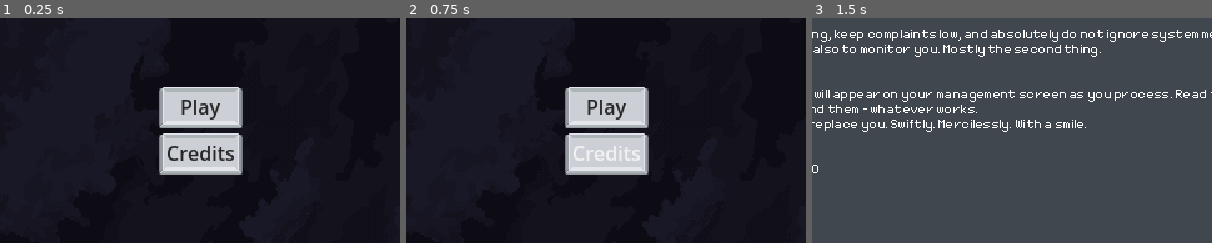
Above: before the commit, frames 1-3 (left to right).
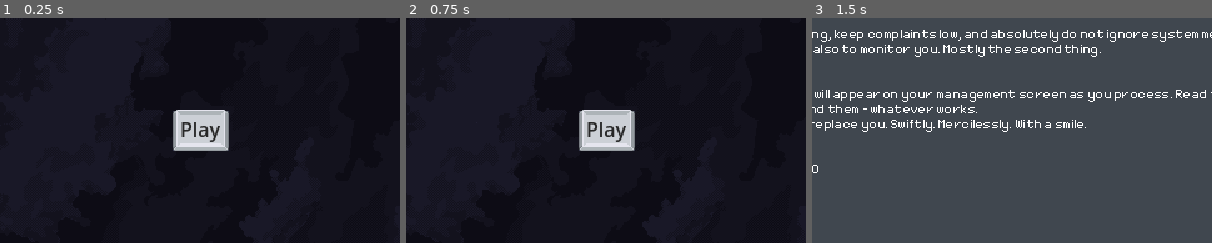
Above: after the commit, the same moments.

Repository: tehelka-gamedev/gmtk-2025
Game: Godot game, scene res://ui/main_menu/main_menu.tscn
Two runs of this game, one before a commit and one after it. Both use one fixed random seed, a clock stepped at 60 frames per second and the inputs below. Sound files missing from this copy of the repository are replaced by a short silence.
Inputs (mouse positions are % of the whole screen's width and height, from its top left):
- Up to frame 1 (0.25 s): no input
- Up to frame 2 (0.75 s): click (50, 73) at 0.5 s, where only the run before the commit has a clickable "Credits"
- Up to frame 3 (1.5 s): click "Play" at 1.25 s
The pictures show only the part of the screen within x 25-75%, y 43-93%; the shares and areas given below are measured in that part.

The runs differ from the first frame. In frame 1, 7.2% of the frame differs, in the area x 39-61%, y 30-70%; in frame 2, 7.3%; in frame 3, nothing differs.

Commit message:
Remove credits

Diff:
--- a/godot/ui/main_menu/main_menu.gd
+++ b/godot/ui/main_menu/main_menu.gd
@@ -3,7 +3,6 @@
 @export var intro_scene: PackedScene = null
 
 @export var button_play: Button = null
-@export var button_credits: Button = null
 
 @export var background_scroll_speed: float = 5.0
 @export var _background: TextureRect = null
--- a/godot/ui/main_menu/main_menu.tscn
+++ b/godot/ui/main_menu/main_menu.tscn
@@ -24,7 +24,7 @@
 shader = ExtResource("2_3c04x")
 shader_parameter/pixel_scale = 1.0
 
-[node name="MainMenu" type="Control" node_paths=PackedStringArray("button_play", "button_credits", "_background")]
+[node name="MainMenu" type="Control" node_paths=PackedStringArray("button_play", "_background")]
 layout_mode = 3
 anchors_preset = 15
 anchor_right = 1.0
@@ -34,7 +34,6 @@
 script = ExtResource("1_u184e")
 intro_scene = ExtResource("2_w2r0d")
 button_play = NodePath("MarginContainer/VBoxContainer/Buttons/ButtonPlay")
-button_credits = NodePath("MarginContainer/VBoxContainer/Buttons/ButtonCredits")
 background_scroll_speed = 4.0
 _background = NodePath("Background")
 fade_in_time = 0.25
@@ -107,12 +106,6 @@
 layout_mode = 2
 text = "Play"
 
-[node name="ButtonCredits" type="Button" parent="MarginContainer/VBoxContainer/Buttons"]
-layout_mode = 2
-focus_mode = 0
-text = "Credits
-"
-
 [node name="MuteSoundsContainer" parent="." instance=ExtResource("6_joh67")]
 layout_mode = 1
 offset_left = -98.0
